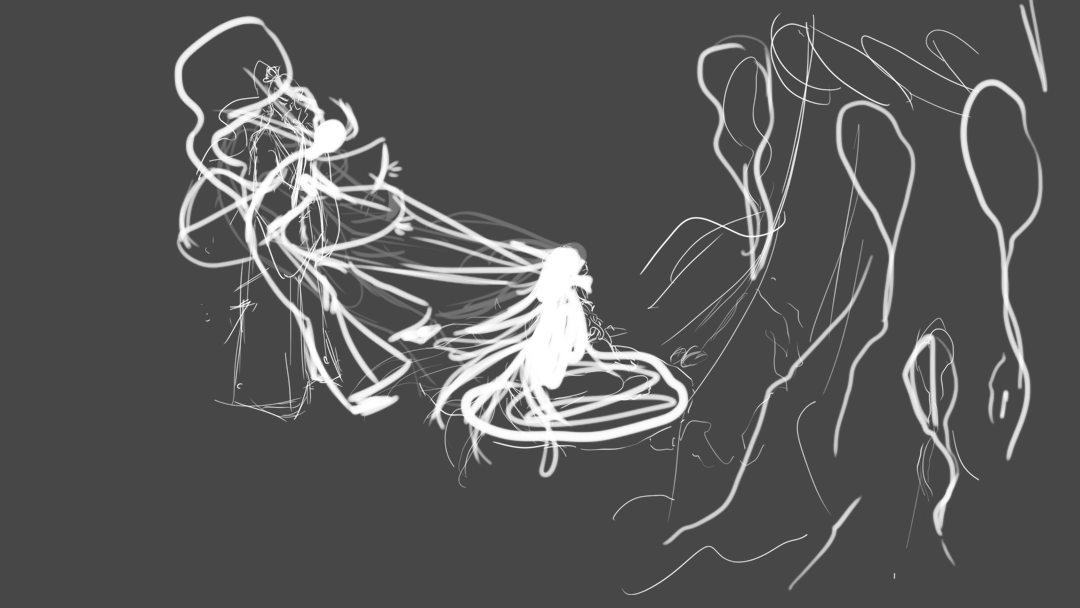
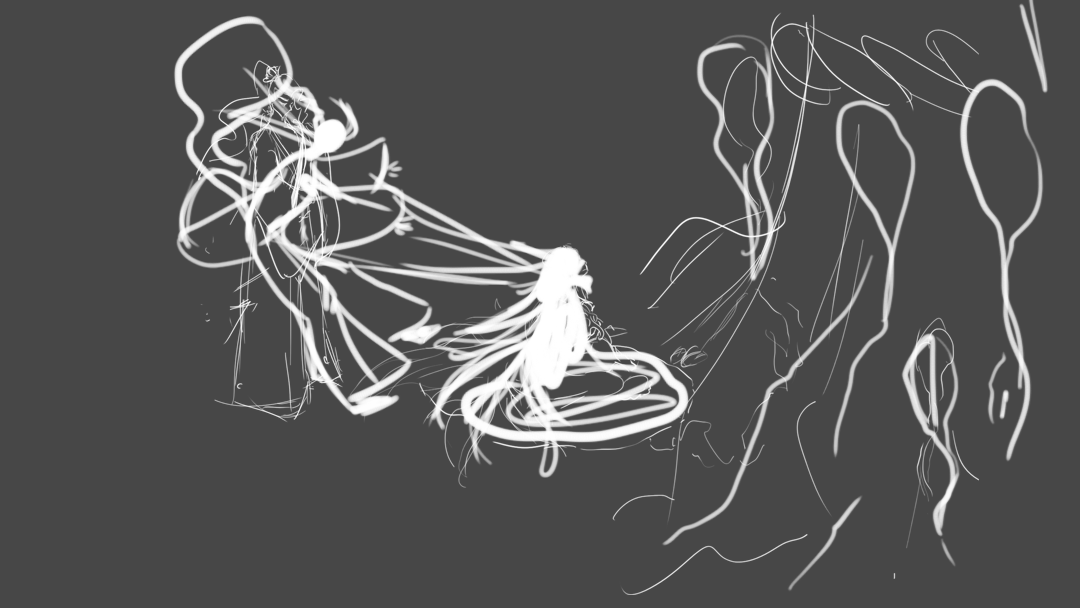
Comparing the layer stacks of the two w=1080, h=608 images. Changes:
removed layer "Layer 2" (was 26%) from group "Youki" over (214, 114, 588, 419)
